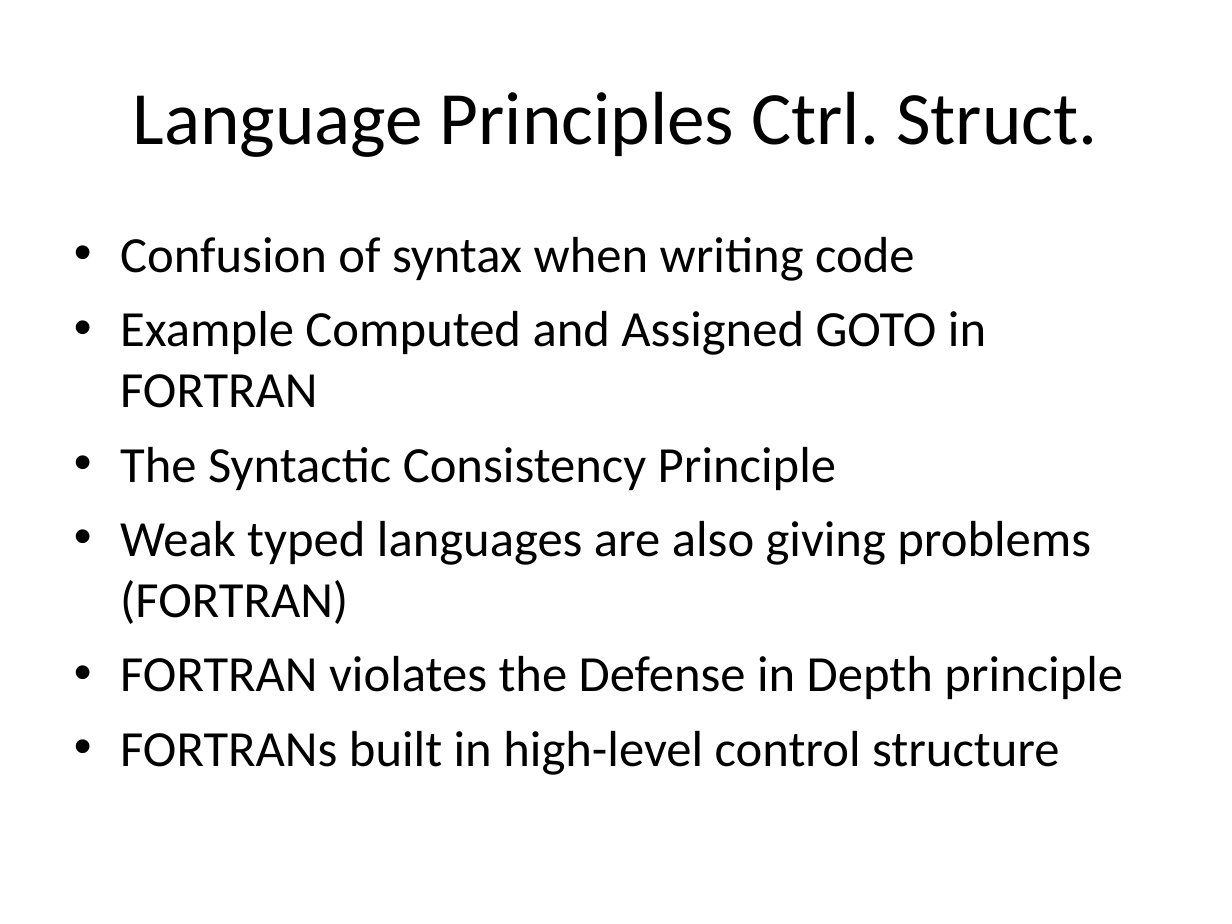
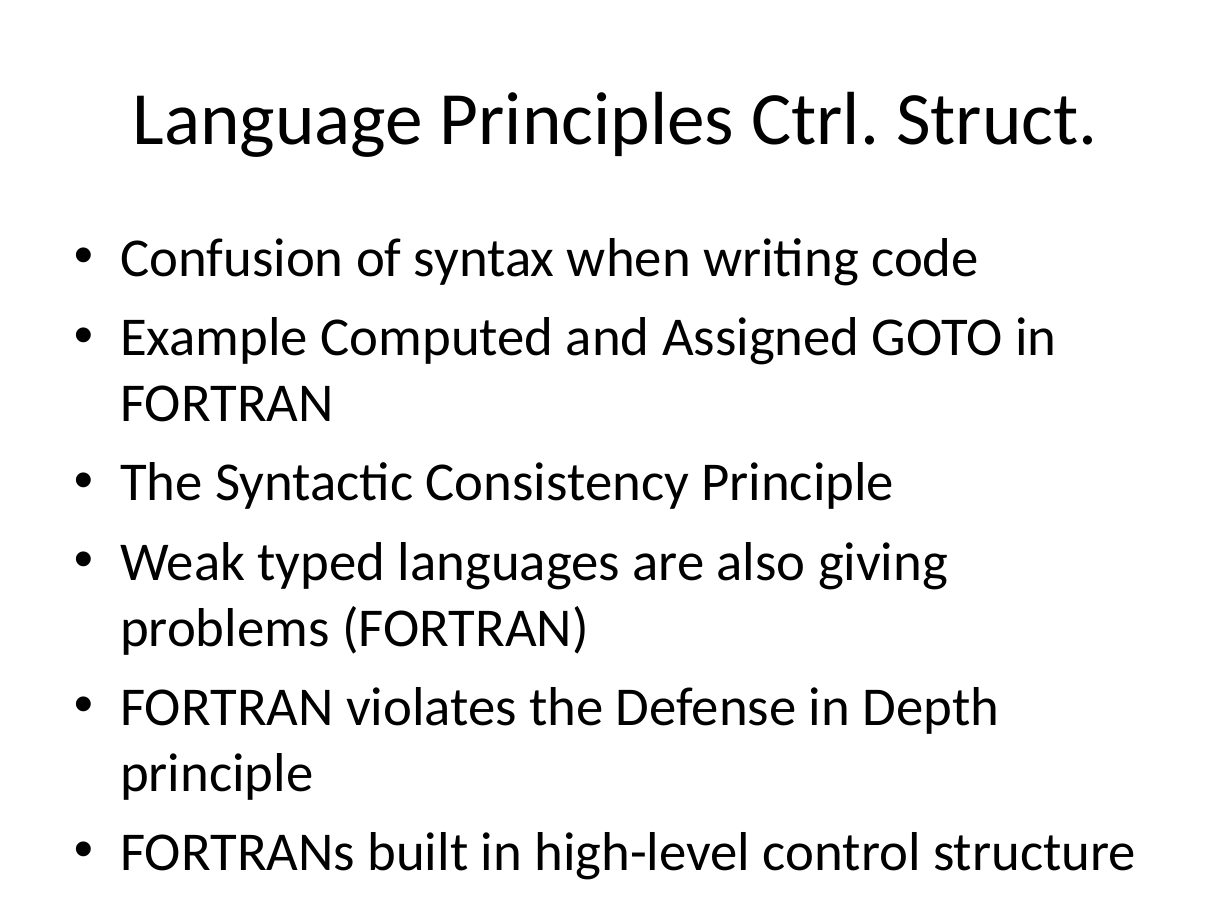
Before and after one commit to isurup/kalle-martin-group, a slide deck: slide 3 of SSE2/slides/4 Language.ppt. Drawn at 1232x924 pixels with LibreOffice and Linux fonts; fonts in the diff are those of the drawing. Boxes give left, top, right and bottom in pixels: in the first picture for what was removed or moved away, otherwise in the second. Text is boxed around its words. In the diff, an @@ line names an element or a change of style, - is before the commit and + after.

```diff
--- a/SSE2/slides/4 Language.ppt
+++ b/SSE2/slides/4 Language.ppt
@@ text "Confusion of syntax when writing ..." at (120,238,1136,880): size 29.6 to 32 pt @@
```
